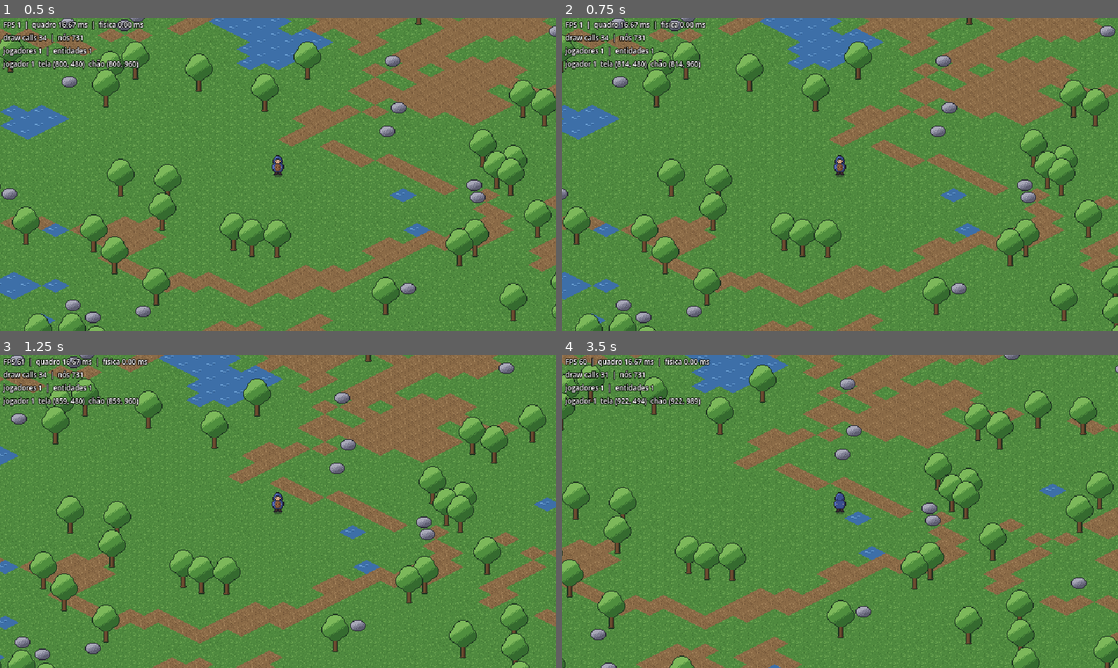
Above: before the commit, frames 1-4 (two rows, left to right).
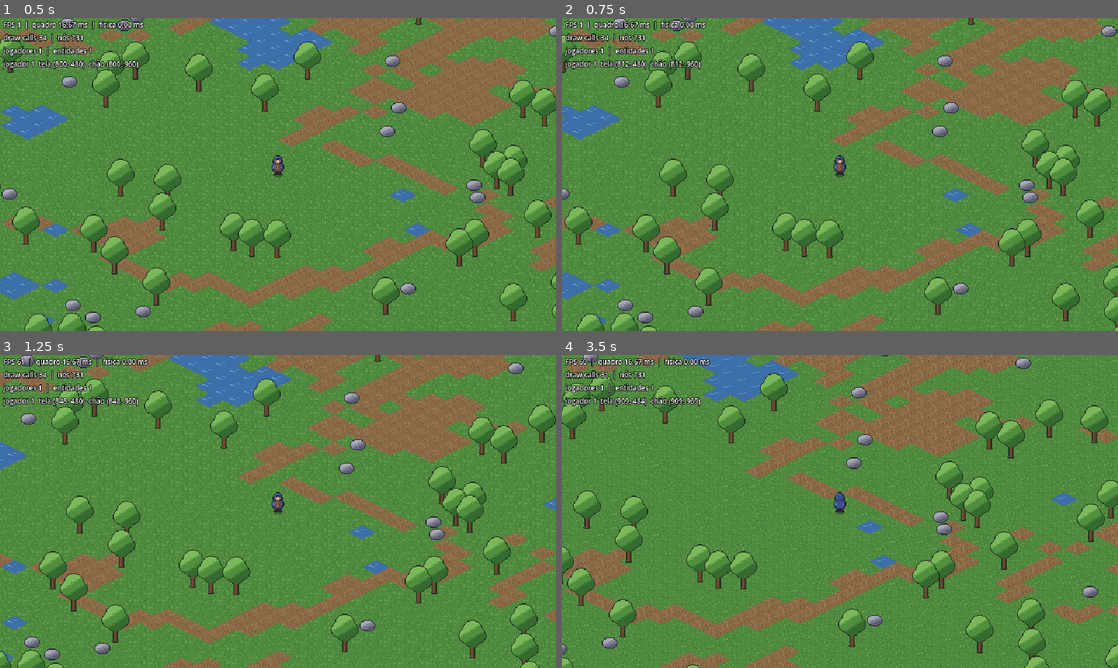
Above: after the commit, the same moments.

Repository: joaovictormendessilva/2d-isometric
Game: Godot game, scene res://scenes/main/main.tscn
Two runs of this game, one before a commit and one after it. Both use one fixed random seed, a clock stepped at 60 frames per second and the inputs below.
Inputs:
- Up to frame 1 (0.5 s): no input
- Up to frame 2 (0.75 s): tap Enter at 0.5 s; hold D (move_right) from 0.53 s (still down)
- Up to frame 3 (1.25 s): keep holding D (move_right)
- Up to frame 4 (3.5 s): release D (move_right) at 1.28 s; hold S (move_down) 1.28-2.03 s; hold D (move_right) 2.03-2.78 s; hold W (move_up) from 2.78 s (still down)

Frame 1 is identical in both runs. In frame 2, 20% of the frame differs, in the area x 0-100%, y 0-100%; in frame 3, 33%; in frame 4, 40%.

Commit message:
Reduce horizontal movement speed so it feels like the diagonals
Horizontal walking covered more screen pixels and felt faster. Movement
speed is now scaled by a cos^4 direction factor (horizontal_speed_factor
in data/actors/player.tres); direction and ground-plane ranges unchanged.

Diff:
--- a/core/actor_stats.gd
+++ b/core/actor_stats.gd
@@ -6,3 +6,5 @@
 @export var move_speed: float = 90.0
 @export var acceleration: float = 900.0
 @export var friction: float = 1200.0
+## Multiplicador de velocidade ao andar na horizontal (ver `Iso.move_speed_factor`).
+@export_range(0.5, 1.0) var horizontal_speed_factor: float = 1.0
--- a/core/iso.gd
+++ b/core/iso.gd
@@ -19,6 +19,18 @@
 	return Vector2(v.x, v.y / Y_SCALE)
 
 
+## Fator de velocidade de MOVIMENTO por direção (só percepção; alcances e áreas continuam
+## justos no plano do chão). Na tela, andar na horizontal percorre mais pixels que na
+## diagonal/vertical e parece mais rápido; `horizontal_factor` < 1 reduz isso perto da
+## horizontal, sem mudar a direção (diagonais seguem alinhadas às bordas dos tiles).
+## Peso cos⁴: quase só a faixa horizontal é afetada; a diagonal muda pouco.
+static func move_speed_factor(ground_direction: Vector2, horizontal_factor: float) -> float:
+	if ground_direction == Vector2.ZERO:
+		return 1.0
+	var horizontal := absf(ground_direction.normalized().x)
+	return lerpf(1.0, horizontal_factor, horizontal ** 4)
+
+
 ## Distância "justa" entre dois pontos de tela, medida no plano do chão.
 static func ground_distance(a: Vector2, b: Vector2) -> float:
 	return screen_to_ground(b - a).length()
--- a/data/actors/player.tres
+++ b/data/actors/player.tres
@@ -7,3 +7,4 @@
 move_speed = 90.0
 acceleration = 900.0
 friction = 1200.0
+horizontal_speed_factor = 0.8
--- a/scenes/actors/character/character.gd
+++ b/scenes/actors/character/character.gd
@@ -22,7 +22,8 @@
 
 
 func _physics_process(delta: float) -> void:
-	var target := _move_intent * stats.move_speed
+	var target := _move_intent * stats.move_speed \
+		* Iso.move_speed_factor(_move_intent, stats.horizontal_speed_factor)
 	var rate := stats.acceleration if _move_intent != Vector2.ZERO else stats.friction
 	ground_velocity = ground_velocity.move_toward(target, rate * delta)
 	velocity = Iso.ground_to_screen(ground_velocity)
--- a/tests/test_movement.gd
+++ b/tests/test_movement.gd
@@ -7,19 +7,34 @@
 	Vector2(1, 1), Vector2(1, -1), Vector2(-1, 1), Vector2(-1, -1)]
 
 
-func test_same_ground_speed_in_every_direction() -> void:
+func test_speed_per_direction_matches_stats() -> void:
+	var characters := await _walk_one_second_in_every_direction()
+	var stats := characters[0].stats
+	for i in characters.size():
+		var speed := stats.move_speed * Iso.move_speed_factor(DIRECTIONS[i], stats.horizontal_speed_factor)
+		# 1 s de movimento menos o trecho de aceleração (v² / 2a).
+		var expected := speed - speed ** 2 / (2.0 * stats.acceleration)
+		var moved := Iso.ground_distance(Vector2.ZERO, characters[i].position)
+		check_near(moved, expected, 2.0, "distância no chão na direção %s" % DIRECTIONS[i])
+
+
+## Percepção (pedido do João): andar na horizontal não deve parecer mais rápido que na
+## diagonal — comparamos a distância percorrida NA TELA.
+func test_horizontal_screen_speed_close_to_diagonal() -> void:
+	var characters := await _walk_one_second_in_every_direction()
+	var horizontal := characters[DIRECTIONS.find(Vector2.RIGHT)].position.length()
+	var diagonal := characters[DIRECTIONS.find(Vector2(1, 1))].position.length()
+	check_near(horizontal / diagonal, 1.0, 0.1, "razão horizontal/diagonal na tela")
+
+
+func _walk_one_second_in_every_direction() -> Array[Character]:
 	var characters: Array[Character] = []
 	for dir in DIRECTIONS:
 		var c := spawn_character(Vector2.ZERO)
 		c.set_move_intent(dir.normalized())
 		characters.append(c)
 	await physics_frames(60)
-	var stats := characters[0].stats
-	# 1 s de movimento menos o trecho de aceleração (v² / 2a).
-	var expected := stats.move_speed - stats.move_speed ** 2 / (2.0 * stats.acceleration)
-	for i in characters.size():
-		var moved := Iso.ground_distance(Vector2.ZERO, characters[i].position)
-		check_near(moved, expected, 2.0, "distância no chão na direção %s" % DIRECTIONS[i])
+	return characters
 
 
 ## Pegadas redondas: ao empurrar contra a pedra o personagem desliza em volta dela (não
